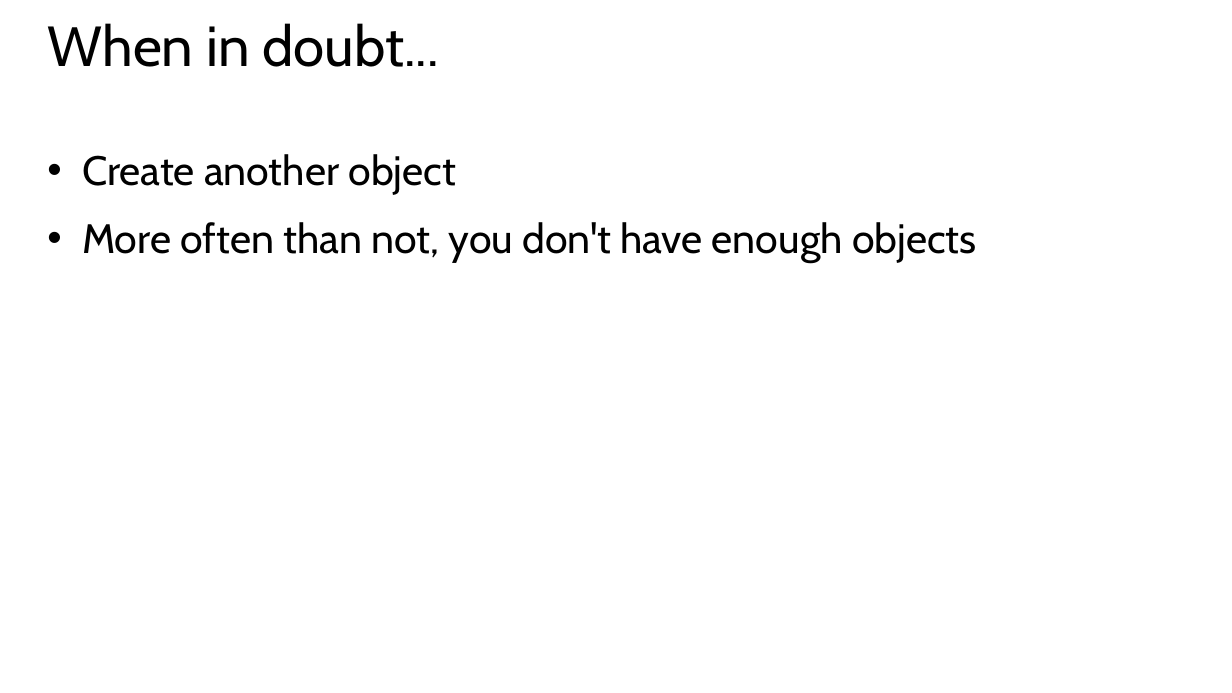
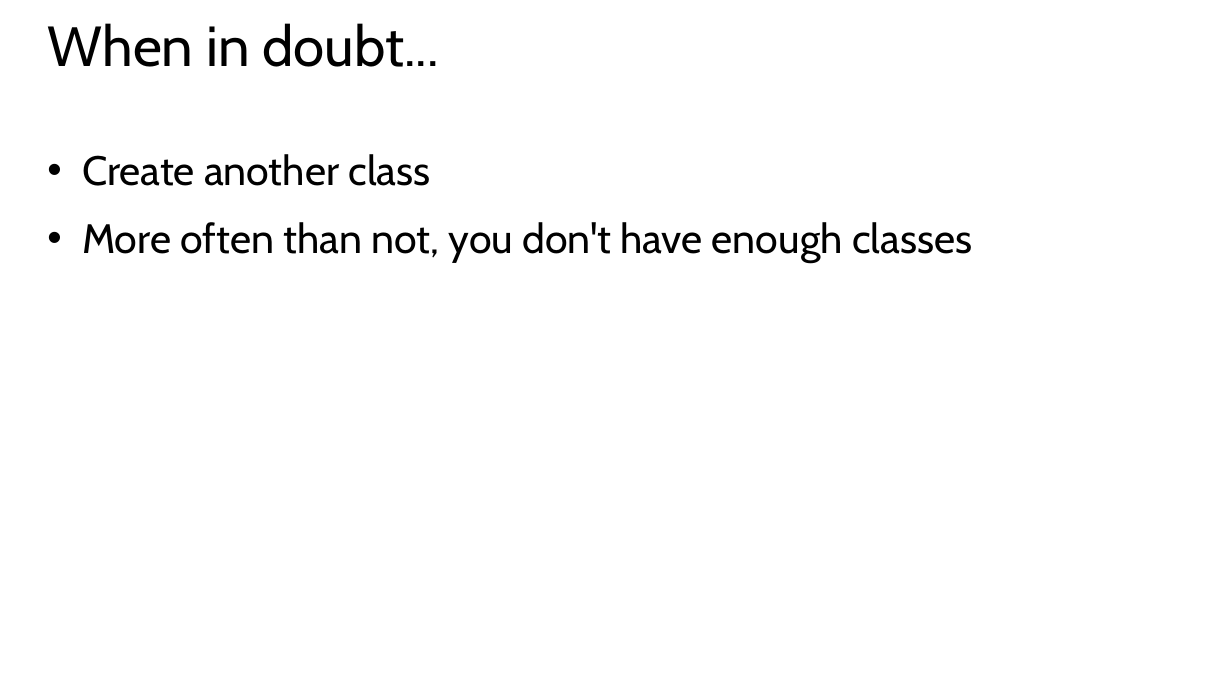
Before and after one commit to mkscala/AdvancedFlask, a slide deck: slide 22 of Slides/Module 2 - Object Oriented Programming.pptx (slide 20 before the commit). Drawn at 1232x693 pixels with LibreOffice and Linux fonts; fonts in the diff are those of the drawing. Boxes give left, top, right and bottom in pixels: in the first picture for what was removed or moved away, otherwise in the second. Text is boxed around its words. In the diff, an @@ line names an element or a change of style, - is before the commit and + after.

```diff
--- a/Slides/Module 2 - Object Oriented Programming.pptx
+++ b/Slides/Module 2 - Object Oriented Programming.pptx
@@ text at box(82, 154, 972, 263): text changed @@
-• Create another object
-• More often than not, you don't have enough objects
+• Create another class
+• More often than not, you don't have enough classes
```
Also in this commit, not shown: 9 other slides changed, 5 slides added, 3 other files.
